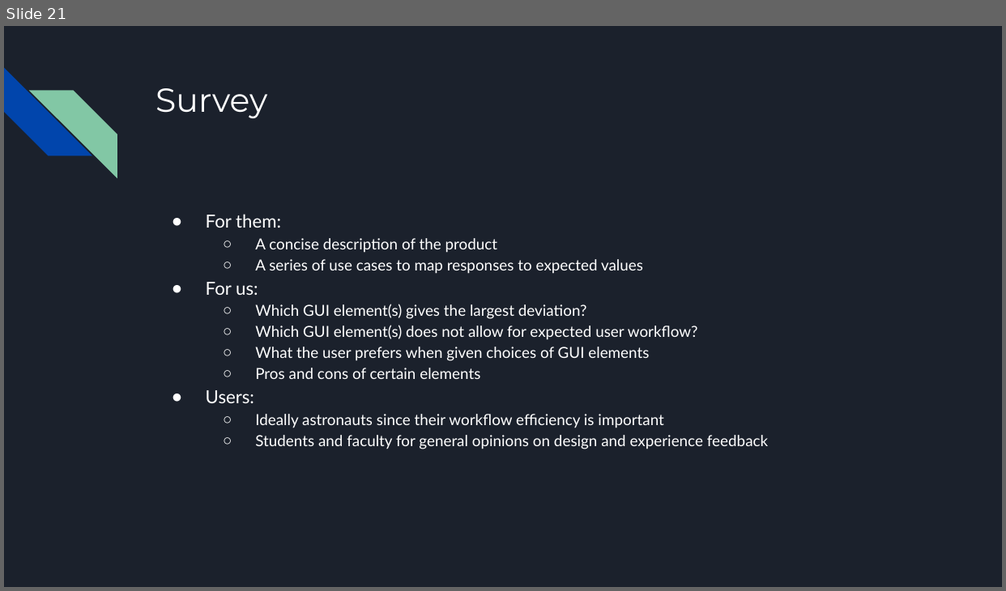
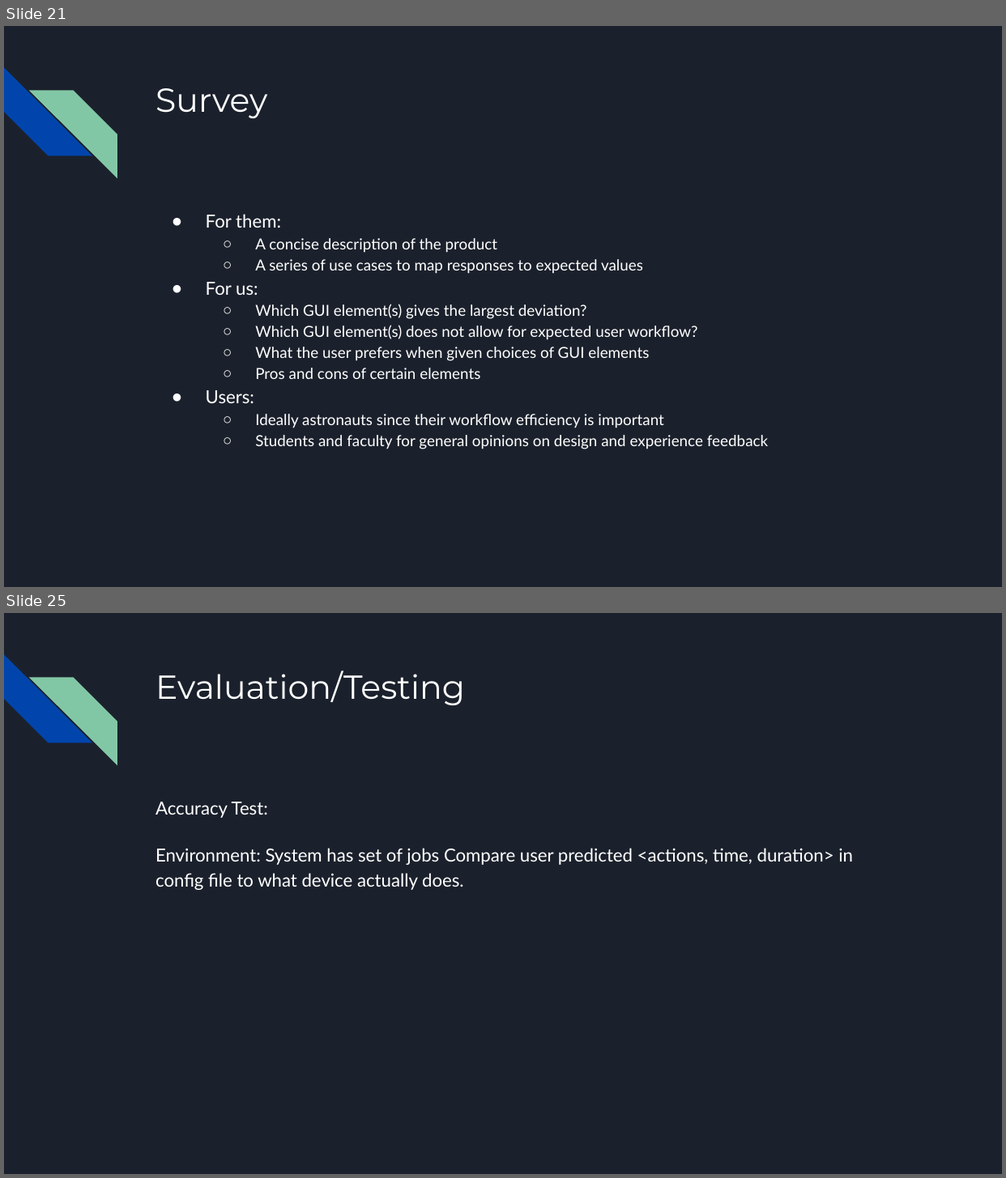
Before and after one commit to killsap/automated-multi-cycle-farming-in-space-website, a slide deck: docs/Milestone4Presentation.pptx. Shown one above the other, each under a label of ours: slide 21 before the commit, slides 21 and 25 after it; the slides between them are not shown. The pictures are 1006x591 and 1006x1178 pixels, drawn with LibreOffice and Linux fonts; fonts in the diff are those of the drawing. Boxes give left, top, right and bottom in pixels: in the first picture for what was removed or moved away, otherwise in the second. Text is boxed around its words. In the diff, an @@ line names an element or a change of style, - is before the commit and + after.

```diff
--- a/docs/Milestone4Presentation.pptx
+++ b/docs/Milestone4Presentation.pptx
@@ slide 25 added at (4, 613, 1002, 1174), background #1B212C; not listed: 2 template elements that a slide beside it also shows @@
@@ title added at (155, 671, 465, 705), 24 pt, text #FFFFFF @@
+Evaluation/Testing
@@ text added at (155, 802, 853, 890), 13 pt, text #FFFFFF @@
+Accuracy Test:
+Environment: System has set of jobs Compare user predicted <actions, time, duration> in config file to what device actually does.
```
Also in this commit, not shown: 1 slide changed, 4 other slides added.
